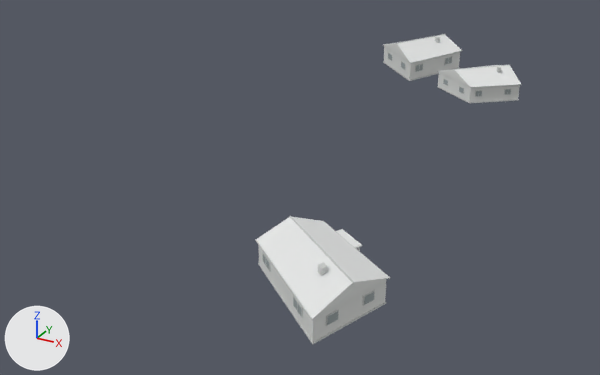
One commit to the FBX model SourceAssets/MPR/reference_v4/context/SM_MPR4_Context_Houses_-3_-1.fbx: the scene before it, then after it.
One viewpoint serves both versions: a 50 mm camera at (-262.7, -189.9, 52.0) aimed at (-327.5, -72.0, -6.9). The lights are fixed; the arrows at lower left show +X, +Y and +Z. The picture after the commit comes second. Vertices at exactly the same position are counted once.

Names of what the first picture shows: 'SM_MPR4_Context_Houses_-3_-1'.
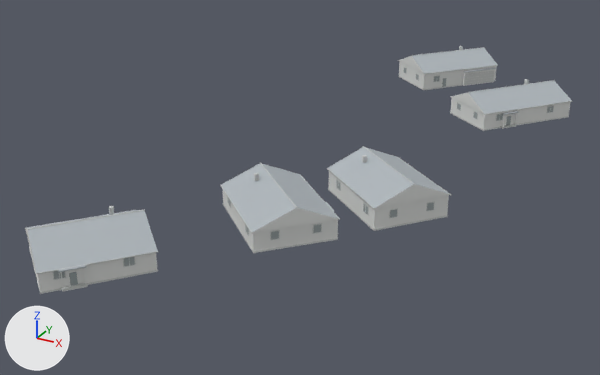
Changed parts and their boxes [x1, y1, x2, y2] in the pictures (600 x 375 px; the box of a moved part takes in the faces that stretch with it):
'SM_MPR4_Context_Houses_-3_-1', recoloured, reshaped (105% wider, 20% shorter): before [255, 34, 522, 345]; after [25, 46, 573, 294]
part 1 of me_sm_mpr4_context_houses__3__1, moved or reshaped: before [476, 91, 482, 96]; after [503, 115, 505, 127]
part 2 of me_sm_mpr4_context_houses__3__1, moved or reshaped (not visible afterwards): before [263, 254, 269, 269]
part 3 of me_sm_mpr4_context_houses__3__1, moved or reshaped: before [294, 299, 301, 316]; after [60, 272, 64, 289]
part 4 of me_sm_mpr4_context_houses__3__1, moved or reshaped: before [293, 295, 303, 318]; after [84, 268, 87, 284]
part 5 of me_sm_mpr4_context_houses__3__1, rebuilt (not visible before): after [463, 69, 495, 86]
part 6 of me_sm_mpr4_context_houses__3__1, deleted: before [255, 34, 522, 345]
part 7 of me_sm_mpr4_context_houses__3__1, built on: before [259, 246, 386, 342]; after [25, 146, 451, 294]
part 8 of me_sm_mpr4_context_houses__3__1, built on: before [384, 46, 520, 102]; after [398, 46, 573, 131]

Diff of the bpy script that builds the scene:
```diff
--- a/SourceAssets/MPR/reference_v4/context/SM_MPR4_Context_Houses_-3_-1.fbx.py
+++ b/SourceAssets/MPR/reference_v4/context/SM_MPR4_Context_Houses_-3_-1.fbx.py
@@ mat_mpr4_contextroof @@
 mat_mpr4_contextroof = principled_material('MPR4_ContextRoof')
-mat_mpr4_contextroof.base_color = (0.78, 0.79, 0.785)  # white #e5e6e5
+mat_mpr4_contextroof.base_color = (0.43, 0.47, 0.5)  # grey #afb6bc
 mat_mpr4_contextroof.roughness = 0.76
@@ me_sm_mpr4_context_houses__3__1 @@
 # used by ob_sm_mpr4_context_houses__3__1; location = (0.0, 0.0, 0.0)
-me_sm_mpr4_context_houses__3__1.from_pydata(...)  # 786 vertices, 588 faces; spans x -341.4..-294.9, y -121.5..3.9, z -1.2..5.8
+me_sm_mpr4_context_houses__3__1.from_pydata(...)  # 1318 vertices, 986 faces; spans x -344.0..-291.1, y -127.8..-2.8, z -1.2..5.4
+# me_sm_mpr4_context_houses__3__1 part 1: the loose piece of 8 vertices spanning x -310.5..-309.5, y -27.8..-27.0, z 0.3..1.3 is scaled about its middle by (0.0801, 0.125, 2.57), then moved by (9.0, -12.9, -0.5), in mat_mpr4_contextwall (light grey #dddfdd)
+# me_sm_mpr4_context_houses__3__1 part 2: the loose piece of 8 vertices spanning x -312.3..-310.3, y -111.3..-109.6, z 0.4..1.5 is scaled about its middle by (0.0198, -0.0286, 1.05), then moved by (-15.1, -8.4, 0.1), in mat_mpr4_contextwall (light grey #dddfdd)
+# me_sm_mpr4_context_houses__3__1 part 3: the loose piece of 8 vertices spanning x -303.6..-301.7, y -118.8..-117.1, z 0.4..1.5 is scaled about its middle by (0.0429, -0.0625, 2.41), then moved by (-28.9, -7.7, -0.6), in mat_mpr4_contextwall (light grey #dddfdd)
+# me_sm_mpr4_context_houses__3__1 part 4: the loose piece of 8 vertices spanning x -303.8..-301.4, y -118.9..-116.8, z 0.3..1.6 is scaled about its middle by (0.0365, -0.0539, 1.99), then moved by (-27.2, -5.6, -0.6), in mat_mpr4_contextwall (light grey #dddfdd)
+# me_sm_mpr4_context_houses__3__1 part 5: the loose piece of 8 vertices spanning x -317.2..-311.8, y -15.0..-8.8, z -1.2..1.6 is rebuilt with 8 vertices and now spans x -316.9..-311.5, y -17.2..-10.8, z -1.2..1.9
+# me_sm_mpr4_context_houses__3__1 part 6: 63 loose pieces with 498 vertices, spanning x -341.4..-294.9, y -121.5..3.9, z -1.2..5.8, are deleted
+# me_sm_mpr4_context_houses__3__1 part 7: 8 vertices removed from x -313.8..-295.4, y -120.9..-99.5, z -1.2..2.4; 658 vertices added at x -344.0..-296.7, y -127.8..-72.2, z -1.2..5.4
+# me_sm_mpr4_context_houses__3__1 part 8: 32 vertices removed from x -339.8..-303.2, y -28.5..3.4, z -1.2..3.1; 412 vertices added at x -332.2..-291.1, y -43.8..-2.8, z -1.2..5.4
+# other edits to the shape of me_sm_mpr4_context_houses__3__1 do not show in these pictures
 me_sm_mpr4_context_houses__3__1.materials.append(mat_mpr4_contextwall)
```
